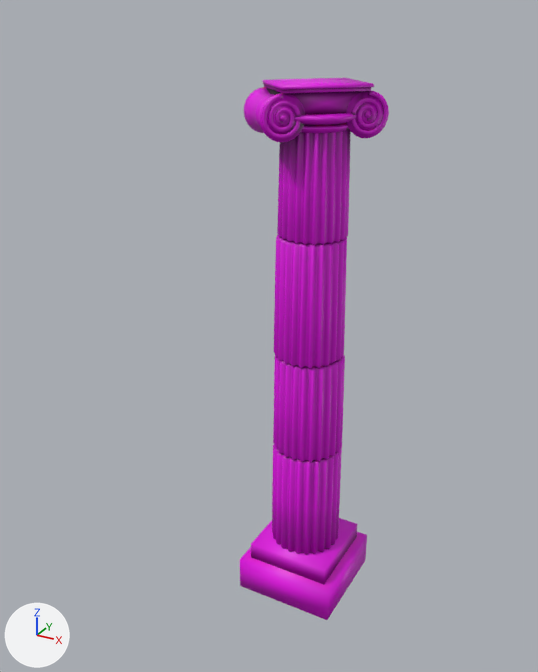
A saved change to the glTF model eidolon-demo/goguard/isle_col.glb.
Both versions are drawn from a 50 mm lens placed at (1.57, -3.32, 2.31), pointed at (-0.18, -0.13, 0.72). Every picture has the same lights, and +X, +Y and +Z are marked at lower left. The older version comes first. Vertices at exactly the same position are counted once.

Script lines for the objects in view, before the commit:
```python
me_marble = bpy.data.meshes.new('marble')
me_marble.from_pydata(...)  # 4489 vertices, 8912 faces; spans x -0.32..0.32, y -0.32..0.32, z -0.9..2.0
me_marble.materials.append(mat_marble)
ob_marble = bpy.data.objects.new('marble', me_marble)
ob_marble.location = (0.0, 0.0, 0.0)
```
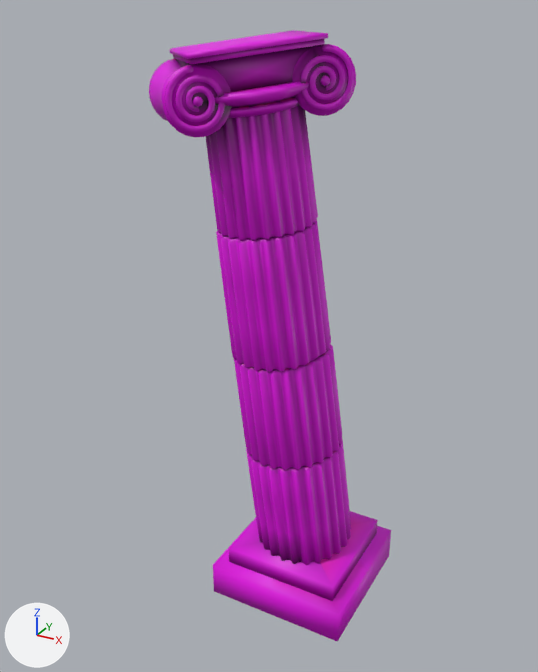
Boxes (x1, y1, x2, y2) around the edits, measured in the pictures (538 x 672 px; the box of a moved part takes in the faces that stretch with it):
'marble', reshaped (62% wider, 13% taller)
    before: (240, 78, 389, 620)
    after: (149, 30, 391, 641)
part 1 of me_marble, moved or reshaped
    before: (262, 93, 301, 139)
    after: (165, 64, 225, 133)
part 2 of me_marble, moved or reshaped
    before: (280, 115, 287, 122)
    after: (193, 96, 203, 107)
part 3 of me_marble, moved or reshaped
    before: (351, 91, 388, 135)
    after: (300, 45, 355, 111)
part 4 of me_marble, moved or reshaped
    before: (365, 111, 371, 118)
    after: (320, 76, 330, 86)
part 5 of me_marble, rebuilt (57% wider, 13% taller)
    before: (274, 235, 347, 368)
    after: (216, 221, 331, 372)
part 6 of me_marble, rebuilt (49% wider, 19% taller)
    before: (273, 356, 345, 462)
    after: (234, 344, 342, 470)
part 7 of me_marble, rebuilt (49% wider, 14% taller)
    before: (272, 445, 342, 555)
    after: (246, 439, 351, 565)
part 8 of me_marble, rebuilt
    before: (266, 88, 363, 115)
    after: (292, 44, 356, 116)
part 9 of me_marble, added (purple)
    after: (215, 81, 309, 118)
part 10 of me_marble, added (pink)
    after: (149, 58, 231, 137)
part 11 of me_marble, added (pink)
    after: (170, 30, 328, 59)
part 12 of me_marble, added (purple)
    after: (173, 39, 325, 64)
part 13 of me_marble, added (purple)
    after: (176, 46, 314, 92)
part 14 of me_marble, deleted (purple)
    before: (277, 129, 351, 245)
part 15 of me_marble, deleted (purple)
    before: (294, 113, 357, 133)
part 16 of me_marble, deleted (purple)
    before: (346, 91, 389, 138)
part 17 of me_marble, deleted (pink)
    before: (251, 518, 357, 585)
part 18 of me_marble, built on
    before: (244, 78, 374, 142)
    after: (205, 105, 318, 241)
part 19 of me_marble, built on
    before: (240, 532, 367, 620)
    after: (213, 511, 391, 641)

The edits, one by one:
me_marble is used by ob_marble; location (0.0, 0.0, 0.0).
me_marble had 4489 vertices, 8912 faces and spanned x -0.32..0.32, y -0.32..0.32, z -0.9..2.0.
me_marble now has 4786 vertices, 9506 faces and spans x -0.68..0.41, y -0.68..0.41, z -0.9..2.22.
me_marble part 1: the loose piece of 244 vertices spanning x -0.11..0.02, y -0.32..-0.19, z 1.77..1.97 is multiplied about its middle by the matrix ((1.395, -0.005, -0.121), (-0.005, 1.395, -0.121), (0.121, 0.121, 1.39)), then moved by (-0.24, -0.33, 0.09).
me_marble part 2: the loose piece of 20 vertices spanning x -0.06..-0.02, y -0.27..-0.23, z 1.85..1.88 is moved by (-0.24, -0.32, 0.09).
me_marble part 3: the loose piece of 244 vertices spanning x 0.19..0.32, y -0.02..0.11, z 1.77..1.97 is multiplied about its middle by the matrix ((1.395, -0.005, -0.121), (-0.005, 1.395, -0.121), (0.121, 0.121, 1.39)), then moved by (-0.13, -0.21, 0.16).
me_marble part 4: the loose piece of 20 vertices spanning x 0.23..0.27, y 0.02..0.06, z 1.85..1.88 is moved by (-0.13, -0.21, 0.16).
me_marble part 5: the loose piece of 613 vertices spanning x -0.19..0.19, y -0.19..0.19, z 0.6..1.26 is rebuilt with 732 vertices and now spans x -0.42..0.15, y -0.42..0.15, z 0.62..1.37.
me_marble part 6: the loose piece of 608 vertices spanning x -0.2..0.2, y -0.19..0.2, z 0.03..0.6 is rebuilt with 606 vertices and now spans x -0.37..0.22, y -0.37..0.22, z 0.02..0.68.
me_marble part 7: the loose piece of 600 vertices spanning x -0.2..0.2, y -0.2..0.2, z -0.6..0.03 is rebuilt with 720 vertices and now spans x -0.33..0.28, y -0.33..0.28, z -0.63..0.09.
me_marble part 8: the loose piece of 18 vertices spanning x -0.24..0.24, y -0.24..0.24, z 1.87..1.97 is rebuilt with 242 vertices and now spans x -0.27..0.23, y -0.27..0.23, z 1.87..2.17.
me_marble part 9: a new loose piece of 445 vertices spanning x -0.52..0.08, y -0.52..0.08, z 1.87..2.03, in mat_marble.
me_marble part 10: a new loose piece of 242 vertices spanning x -0.67..-0.18, y -0.67..-0.18, z 1.8..2.1, in mat_marble.
me_marble part 11: a new loose piece of 49 vertices spanning x -0.61..0.15, y -0.63..0.15, z 2.12..2.22, in mat_marble.
me_marble part 12: a new loose piece of 33 vertices spanning x -0.61..0.13, y -0.61..0.13, z 2.1..2.2, in mat_marble.
me_marble part 13: a new loose piece of 30 vertices spanning x -0.58..0.12, y -0.58..0.12, z 1.96..2.17, in mat_marble.
me_marble part 14: the loose piece of 600 vertices spanning x -0.18..0.18, y -0.17..0.18, z 1.26..1.8 is deleted.
me_marble part 15: the loose piece of 440 vertices spanning x -0.22..0.22, y -0.22..0.22, z 1.79..1.87 is deleted.
me_marble part 16: the loose piece of 240 vertices spanning x -0.03..0.32, y -0.03..0.32, z 1.75..1.97 is deleted.
me_marble part 17: the loose piece of 8 vertices spanning x -0.24..0.24, y -0.24..0.24, z -0.7..-0.6 is deleted.
me_marble part 18: 295 vertices removed from x -0.32..0.28, y -0.32..0.28, z 1.75..2.0; 599 vertices added at x -0.45..0.08, y -0.45..0.08, z 1.31..1.93.
me_marble part 19: 8 vertices removed from x -0.29..0.29, y -0.29..0.29, z -0.9..-0.7; 29 vertices added at x -0.41..0.41, y -0.41..0.41, z -0.9..-0.6.
Other edits to the shape of me_marble do not show in these pictures.
